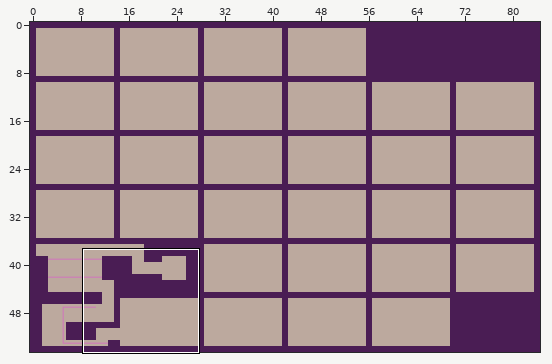
Tiled map -- res/floor3.tmx. The first picture is a wide view before the edit; the outline marks the close-up.
Close-up. The starting point:
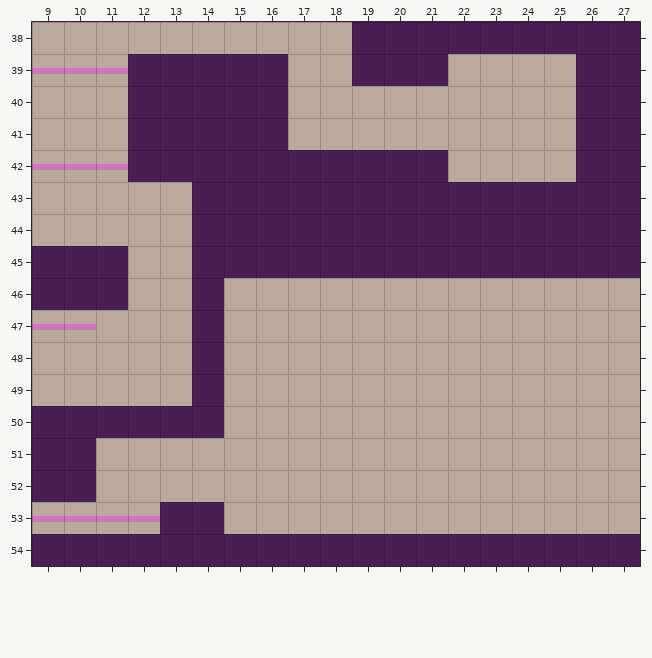
Cells are 16x16 px. Shown: x 9..27, y 38..54. The commit also changed other parts of the map, which this record leaves out.
Once edited:
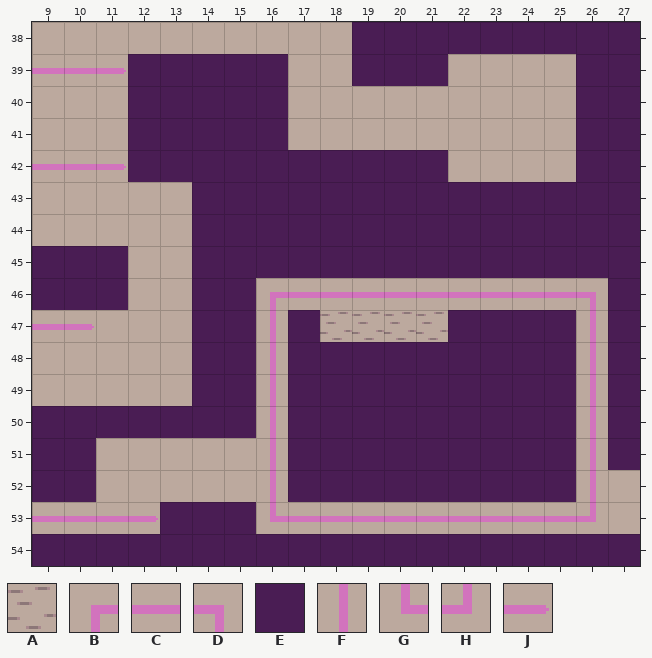
Key: from "tileset": A 15, B 168, C 169, D 170, E 172, F 184, G 185, H 186, J 202.
_ is an empty cell.
Tiles replaced or removed in this view: C.
See-through tiles are keyed as they look on the map.
Diff:
Changed rows in their new state; . is an unchanged cell.
Layer "over":
first column x 11:
39 J
42 J
first column x 10:
46 ......BCCCCCCCCCD
47 J.....F.AAAA....F
48 ......F.........F
49 ......F.........F
50 ......F.........F
51 ......F.........F
52 ......F.........F
53 ..J...GCCCCCCCCCH
Layer "wall0":
first column x 15:
46 E...........E
47 E.E....EEEE.E
48 E.EEEEEEEEE.E
49 E.EEEEEEEEE.E
50 E.EEEEEEEEE.E
51 ..EEEEEEEEE.E
52 ..EEEEEEEEE..
53 E............
